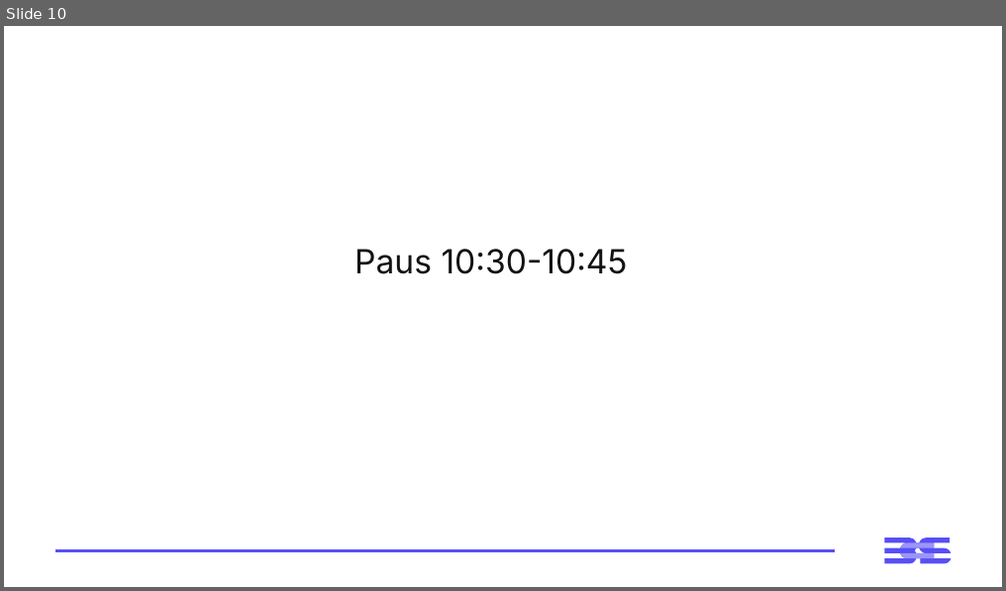
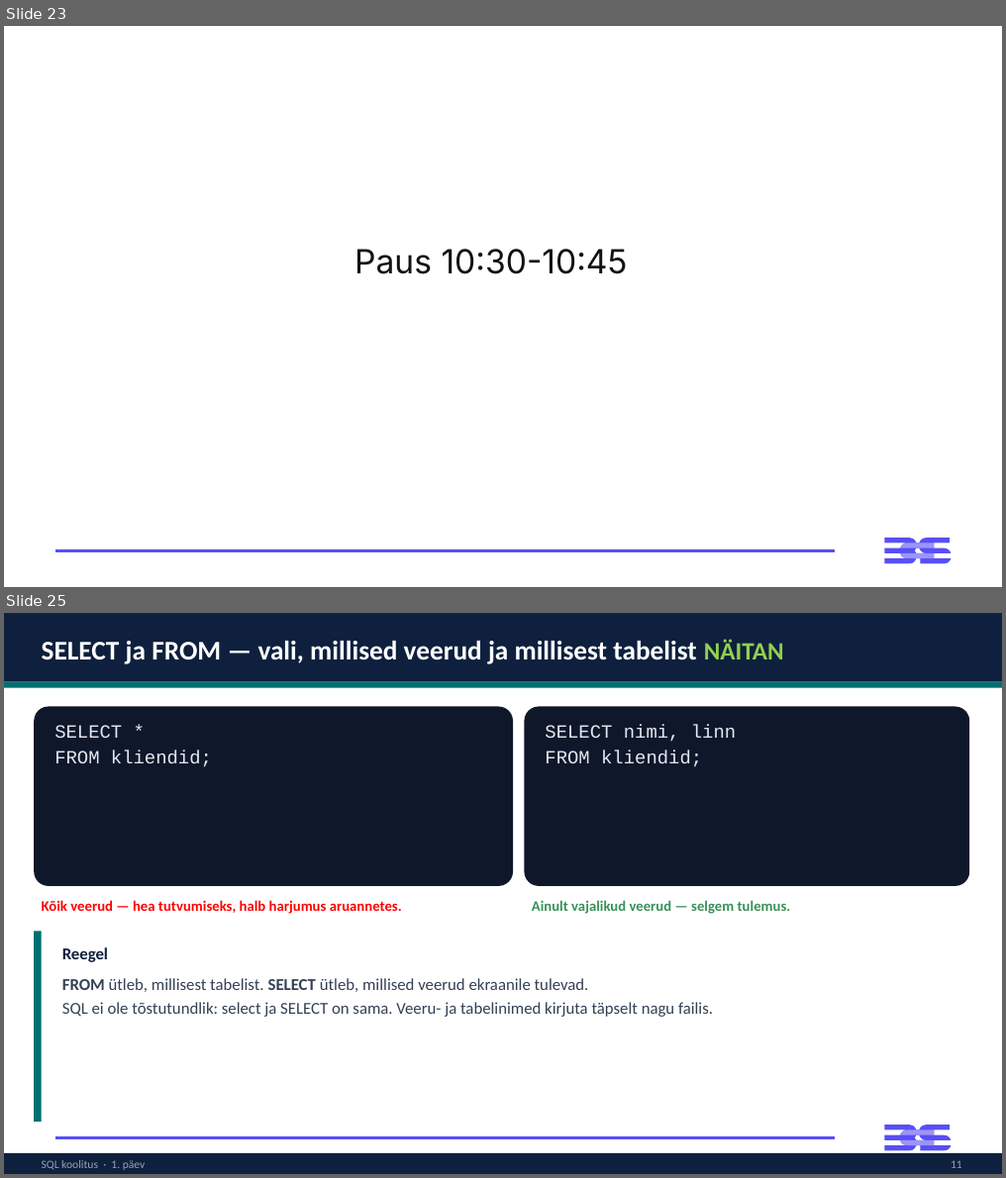
Before and after one commit to emilieabel/andmetarkus, a slide deck: Materjalid/Day6 SQL/6-paev-andmetarkus-esitlus.pptx. Shown one above the other, each under a label of ours: slide 10 before the commit, slides 23 and 25 after it; the slides between them are not shown. The pictures are 1006x591 and 1006x1178 pixels, drawn with LibreOffice and Linux fonts; fonts in the diff are those of the drawing. Boxes give left, top, right and bottom in pixels: in the first picture for what was removed or moved away, otherwise in the second. Text is boxed around its words. In the diff, an @@ line names an element or a change of style, - is before the commit and + after.

```diff
--- a/Materjalid/Day6 SQL/6-paev-andmetarkus-esitlus.pptx
+++ b/Materjalid/Day6 SQL/6-paev-andmetarkus-esitlus.pptx
@@ slide 25 added at <box>4,613,1002,1174</box>, background #FFFFFF; not listed: 3 template elements that a slide beside it also shows @@
@@ rectangle added at <box>4,613,1002,682</box>, fill #0F203E @@
@@ text added at <box>42,639,784,664</box>, 26 pt, text #FFFFFF, bold @@
+SELECT ja FROM — vali, millised veerud ja millisest tabelist NÄITAN
@@ rectangle added at <box>4,682,1002,688</box>, fill #007073 @@
@@ rounded rectangle added at <box>34,707,513,886</box>, fill #0F172A @@
@@ text added at <box>54,725,212,767</box>, 18 pt, text #E2E8F0 @@
+SELECT *
+FROM kliendid;
@@ rounded rectangle added at <box>525,707,969,886</box>, fill #0F172A @@
@@ text added at <box>545,724,736,767</box>, 18 pt, text #E2E8F0 @@
+SELECT nimi, linn
+FROM kliendid;
@@ text added at <box>42,900,402,914</box>, 14 pt, text #FF0000, bold @@
+Kõik veerud — hea tutvumiseks, halb harjumus aruannetes.
@@ text added at <box>532,900,791,914</box>, 14 pt, text #3A9058, bold @@
+Ainult vajalikud veerud — selgem tulemus.
@@ rounded rectangle added at <box>34,931,969,1122</box>, fill #FFFFFF @@
@@ rectangle added at <box>34,931,42,1122</box>, fill #007073 @@
@@ text added at <box>62,948,108,962</box>, 16 pt, text #0F203E, bold @@
+Reegel
@@ text added at <box>62,978,713,1017</box>, 16 pt, text #334155 @@
+FROM ütleb, millisest tabelist. SELECT ütleb, millised veerud ekraanile tulevad.
+SQL ei ole tõstutundlik: select ja SELECT on sama. Veeru- ja tabelinimed kirjuta täpselt nagu failis.
@@ rectangle added at <box>4,1154,1002,1174</box>, fill #0F203E @@
@@ text added at <box>42,1160,146,1170</box>, 11 pt, text #94A3B8 @@
+SQL koolitus · 1. päev
@@ text added at <box>950,1160,962,1168</box>, 11 pt, text #94A3B8 @@
+11
@@ what was slide 10 is now slide 23 @@
```
Also in this commit, not shown: 5 slides changed, 26 other slides added, 9 slides removed, 59 other files.
